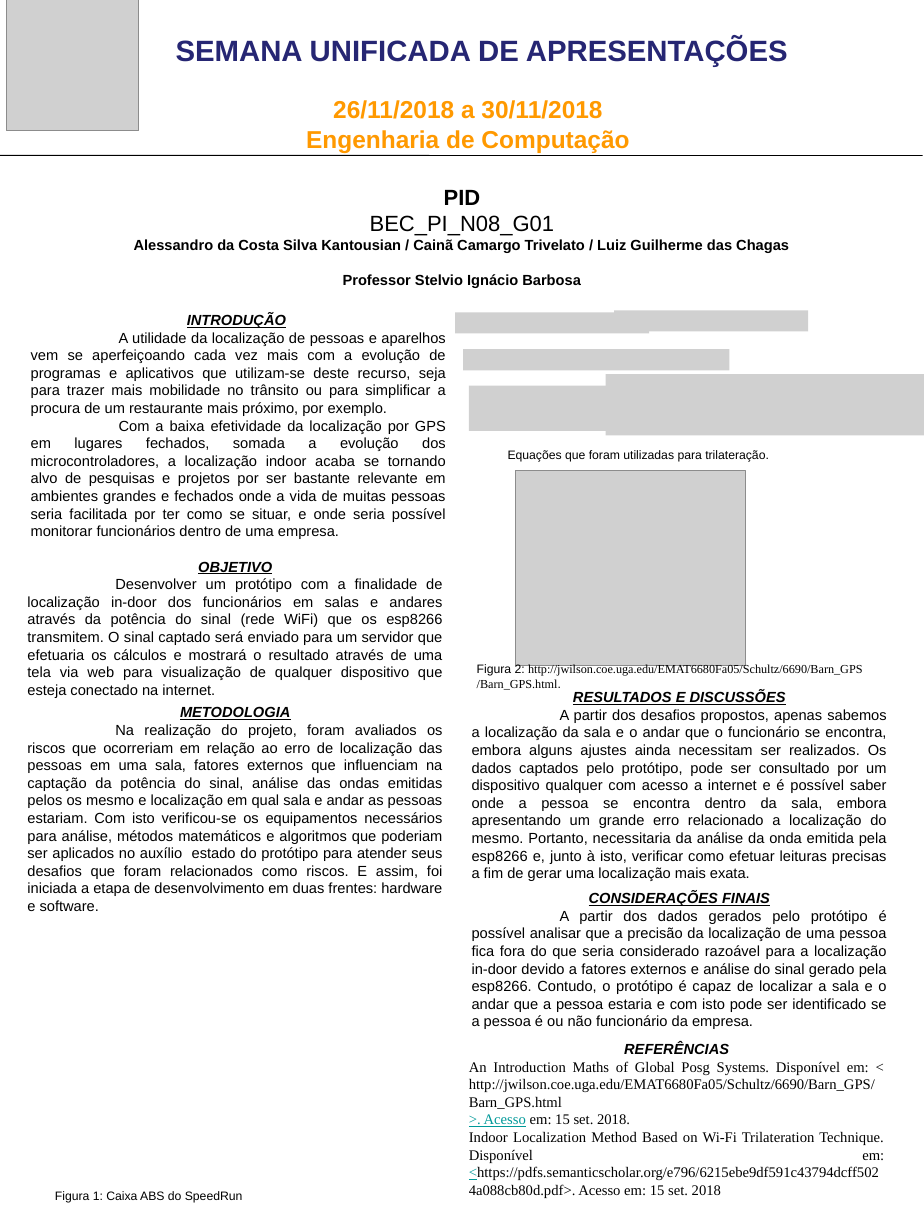
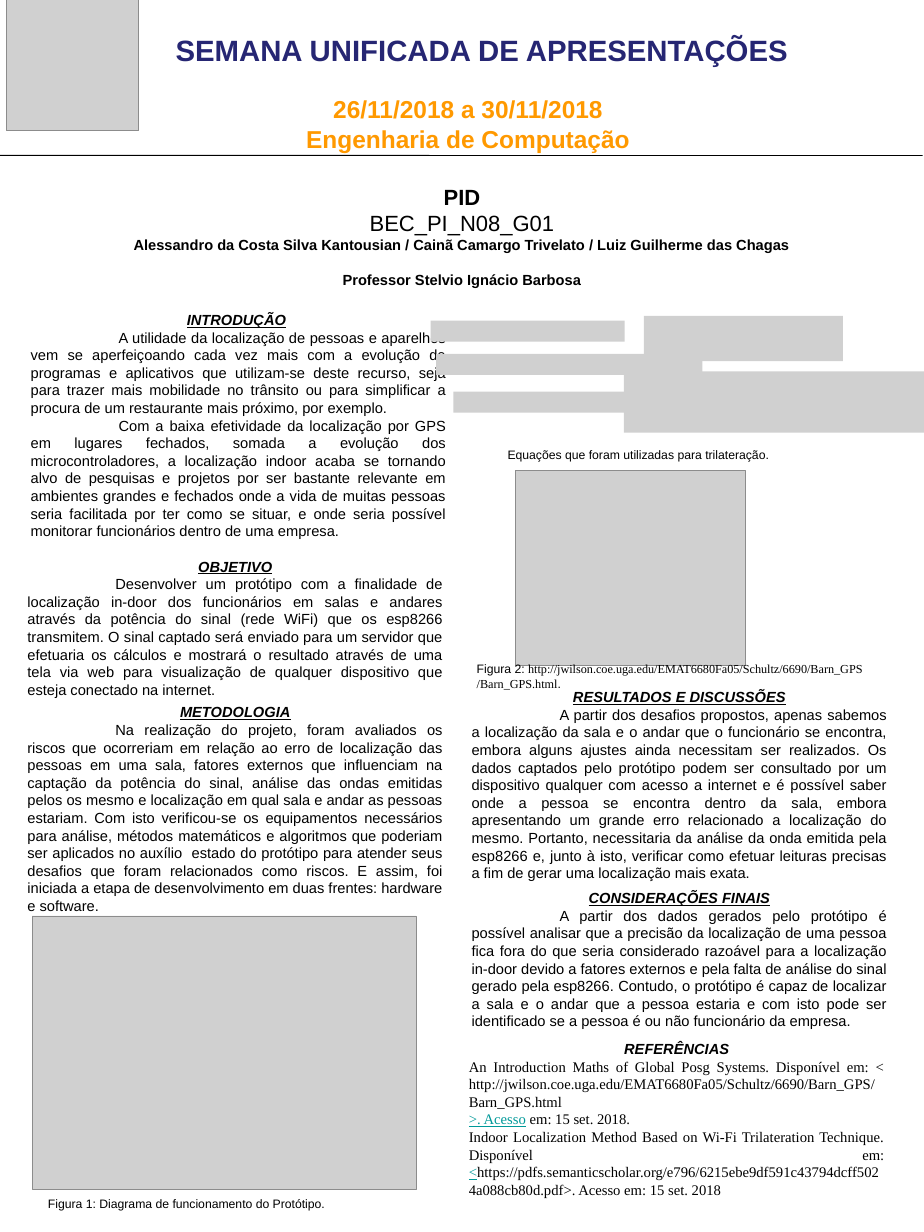
Before and after one commit to Guigajks/PI-VIII, a slide deck: slide 1 of Documentação/Senac_BEC_2s2018_SUA_PID.pptx. Drawn at 924x1232 pixels with LibreOffice and Linux fonts; fonts in the diff are those of the drawing; grey boxes stand for pictures. Boxes give left, top, right and bottom in pixels: in the first picture for what was removed or moved away, otherwise in the second. Text is boxed around its words. In the diff, an @@ line names an element or a change of style, - is before the commit and + after.

```diff
--- a/Documentação/Senac_BEC_2s2018_SUA_PID.pptx
+++ b/Documentação/Senac_BEC_2s2018_SUA_PID.pptx
@@ picture: place and size @@
-picture at bbox=[455, 312, 649, 334]
+picture at bbox=[430, 320, 624, 341]
@@ picture removed at bbox=[614, 311, 808, 332] @@
@@ picture added at bbox=[644, 316, 843, 362] @@
@@ picture: place and size @@
-picture at bbox=[463, 349, 730, 370]
+picture at bbox=[436, 354, 703, 375]
@@ picture removed at bbox=[469, 385, 668, 431] @@
@@ picture: place and size @@
-picture at bbox=[605, 374, 924, 436]
+picture at bbox=[624, 371, 924, 433]
@@ picture added at bbox=[453, 392, 647, 413] @@
@@ text at bbox=[472, 709, 887, 881]: text changed @@
-A partir dos desafios propostos, apenas sabemos a localização da sala e o andar que o funcionário se encontra, embora alguns ajustes ainda necessitam ser realizados. Os dados captados pelo protótipo, pode ser consultado por um dispositivo qualquer com acesso a internet e é possível saber onde a pessoa se encontra dentro da sala, embora apresentando um grande erro relacionado a localização do mesmo. Portanto, necessitaria da análise da onda emitida pela esp8266 e, junto à isto, verificar como efetuar leituras precisas a fim de gerar uma localização mais exata.
+A partir dos desafios propostos, apenas sabemos a localização da sala e o andar que o funcionário se encontra, embora alguns ajustes ainda necessitam ser realizados. Os dados captados pelo protótipo podem ser consultado por um dispositivo qualquer com acesso a internet e é possível saber onde a pessoa se encontra dentro da sala, embora apresentando um grande erro relacionado a localização do mesmo. Portanto, necessitaria da análise da onda emitida pela esp8266 e, junto à isto, verificar como efetuar leituras precisas a fim de gerar uma localização mais exata.
@@ picture added at bbox=[33, 916, 416, 1190] @@
@@ text at bbox=[472, 910, 887, 1029]: text changed @@
-A partir dos dados gerados pelo protótipo é possível analisar que a precisão da localização de uma pessoa fica fora do que seria considerado razoável para a localização in-door devido a fatores externos e análise do sinal gerado pela esp8266. Contudo, o protótipo é capaz de localizar a sala e o andar que a pessoa estaria e com isto pode ser identificado se a pessoa é ou não funcionário da empresa.
+A partir dos dados gerados pelo protótipo é possível analisar que a precisão da localização de uma pessoa fica fora do que seria considerado razoável para a localização in-door devido a fatores externos e pela falta de análise do sinal gerado pela esp8266. Contudo, o protótipo é capaz de localizar a sala e o andar que a pessoa estaria e com isto pode ser identificado se a pessoa é ou não funcionário da empresa.
@@ text at bbox=[48, 1199, 325, 1211]: text changed @@
-Figura 1: Caixa ABS do SpeedRun
+Figura 1: Diagrama de funcionamento do Protótipo.
```
Also in this commit, not shown: 1 other file.
